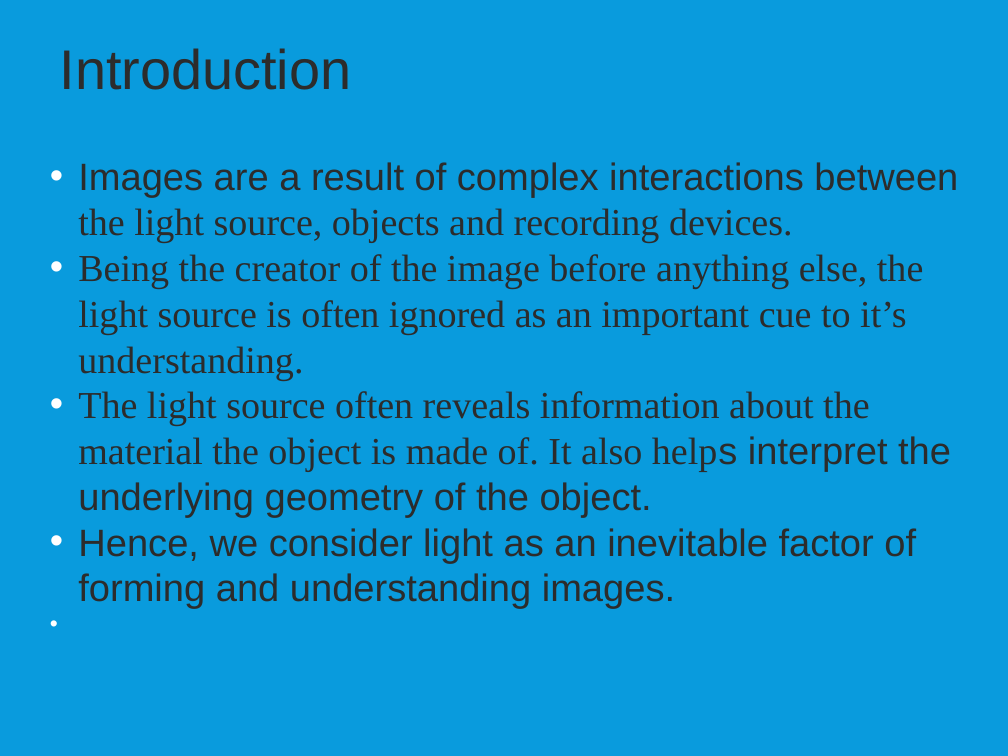
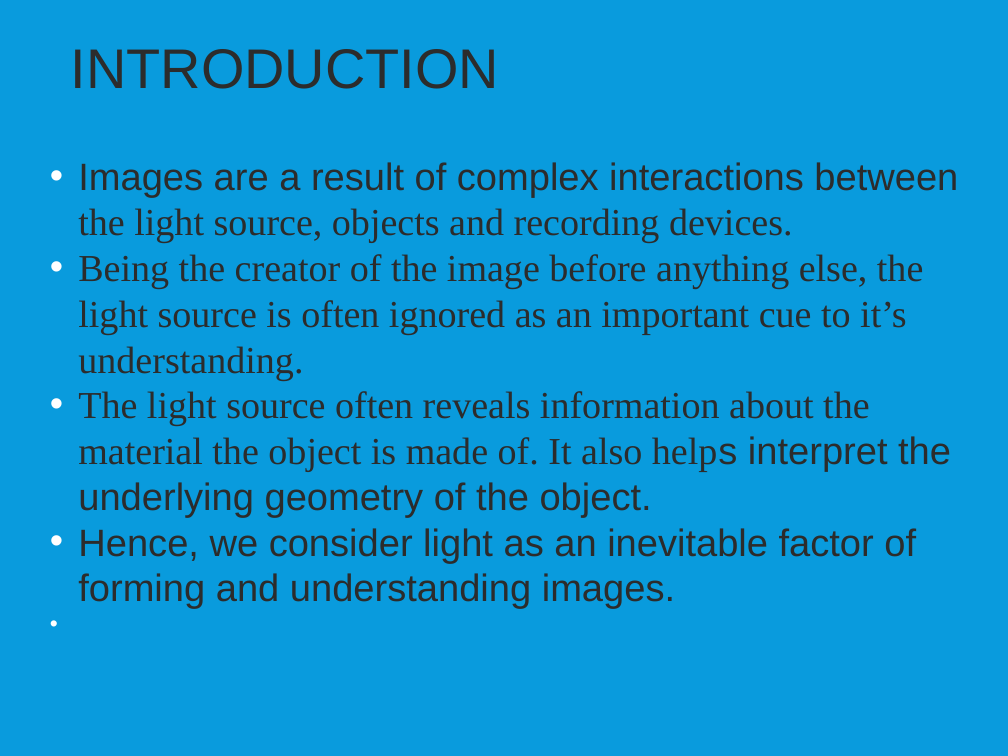
Before and after one commit to Anirudh-Shrikanth/light_source_direction_detection, a slide deck: slide 2 of PPT.odp. Drawn at 1008x756 pixels with LibreOffice and Linux fonts; fonts in the diff are those of the drawing. Boxes give left, top, right and bottom in pixels: in the first picture for what was removed or moved away, otherwise in the second. Text is boxed around its words. In the diff, an @@ line names an element or a change of style, - is before the commit and + after.

```diff
--- a/PPT.odp
+++ b/PPT.odp
@@ text at [71, 49, 499, 89]: text changed @@
-Introduction
+INTRODUCTION
```
